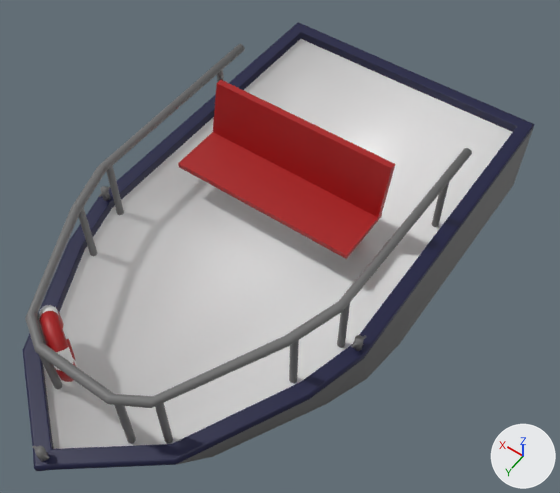
The FBX model Wii Project/Assets/Prefabs/Boat.fbx: old version first, new version second.
Camera for both pictures: a 50 mm lens placed at (-7.53, 16.13, 16.14), pointed at (-0.59, 6.4, 0.86). The lights are fixed; the arrows at lower right show +X, +Y and +Z. Vertices at the same position are counted once.

Before the edit, the objects in view are built like this:
```python
me_cube_004 = bpy.data.meshes.new('Cube.004')
me_cube_004.from_pydata(...)  # 2001 vertices, 1515 faces; spans x -3.9..4.1, y -5.9..9.2, z -1.5..3.3
# faces by material slot: [22, 192, 775, 66, 460]
me_cube_004.materials.append(mat_material)  # white #e7e7e7
me_cube_004.materials.append(mat_reddingwit)  # white #e7e7e7
me_cube_004.materials.append(mat_metal)  # grey #707070
me_cube_004.materials.append(mat_metalblue)  # dark blue #0f123f
me_cube_004.materials.append(mat_reddingrood)  # red #a70f12
ob_boat = bpy.data.objects.new('Boat', me_cube_004)
ob_boat.location = (-0.06, 4.88, 0.16)
```
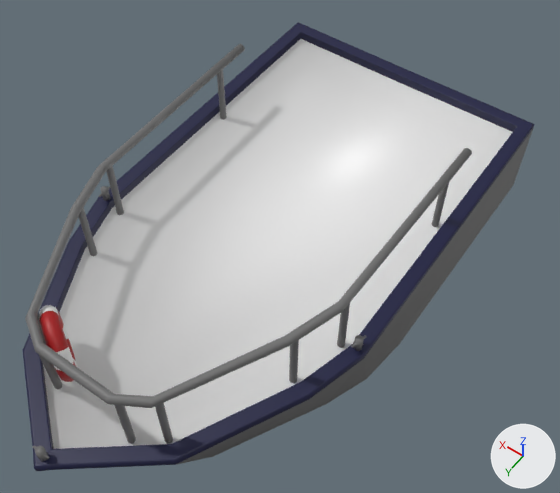
Patch to the scene script:
```diff
--- a/Wii Project/Assets/Prefabs/Boat.fbx.py
+++ b/Wii Project/Assets/Prefabs/Boat.fbx.py
@@ me_cube_004 @@
 me_cube_004.from_pydata(...)  # 2001 vertices, 1515 faces; spans x -3.9..4.1, y -5.9..9.2, z -1.5..3.3
 # used by ob_boat; location = (-0.06, 4.88, 0.16)
+# me_cube_004 part 1: the loose piece of 78 vertices spanning x -2.4..2.6, y -0.3..1.6, z 0.6..3.3 is deleted
 me_cube_004.materials.append(mat_material)
```

Location of each change, [x1, y1, x2, y2] in pixels of the pictures (560 x 493 px):
part 1 of me_cube_004, deleted (red)
    before: [178, 80, 395, 259]
